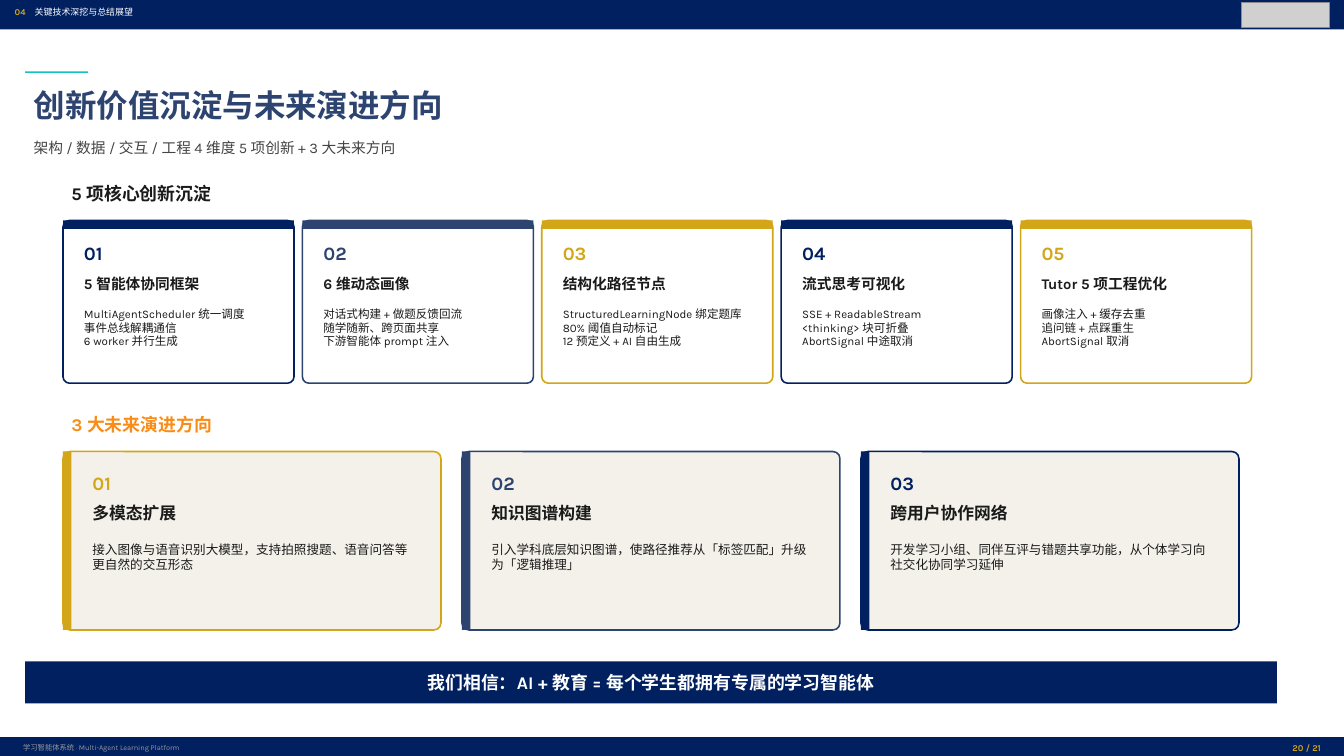
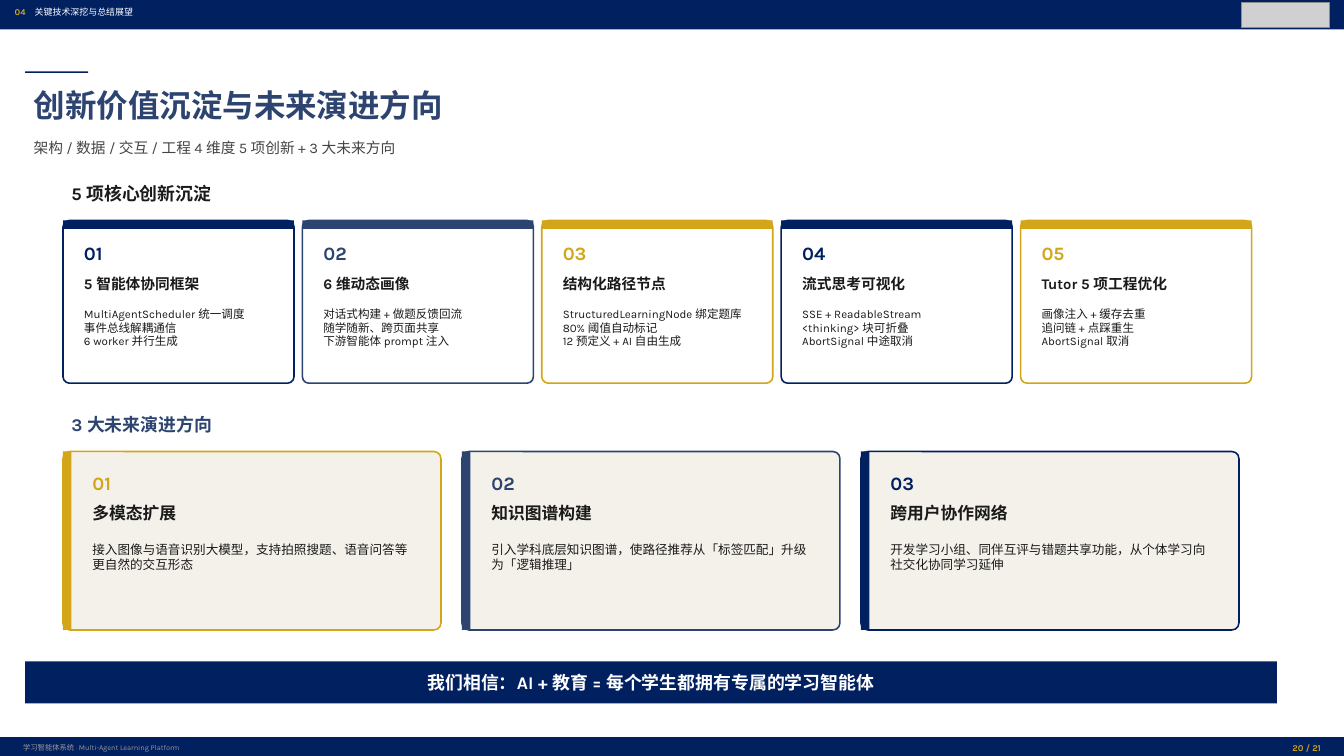
Before and after one commit to DanoAndHolidays/cnsoftbei, a slide deck: slide 20 of ppt/output/学习智能体系统_汇报PPT.pptx. Drawn at 1344x756 pixels with LibreOffice and Linux fonts; fonts in the diff are those of the drawing; grey boxes stand for pictures. Boxes give left, top, right and bottom in pixels: in the first picture for what was removed or moved away, otherwise in the second. Text is boxed around its words. In the diff, an @@ line names an element or a change of style, - is before the commit and + after.

Commit message:
fix(ppt): catch remaining literal color references in tuple 3rd-element pattern
The Task 14 sed only matched color='...' keyword args. Tuple 3rd-element
patterns like ('name', 'desc', '#FA8C16') slipped through. Apply extended
sed to catch all positional patterns, including multi-space separators.

Also catch:
- fill='#FA8C16' / border='#722ED1' keyword args
- 4-elem tuples like (Pt(320), 'name', '#FA8C16', 'desc')
- accent_color='#13C2C2' in add_page_title calls
- '#1890FF' (Ant Design blue) in s05

Result: all 21 slides regenerated, 0 unexpected text colors.

```diff
--- a/ppt/output/学习智能体系统_汇报PPT.pptx
+++ b/ppt/output/学习智能体系统_汇报PPT.pptx
@@ rectangle at [25,71,88,73]: fill #13C2C2 to #002060 @@
@@ text "3 大未来演进方向" at [71,415,212,433]: text colour #FA8C16 to #2D4470 @@
```
Also in this commit, not shown: 8 other slides changed, 31 other files.
